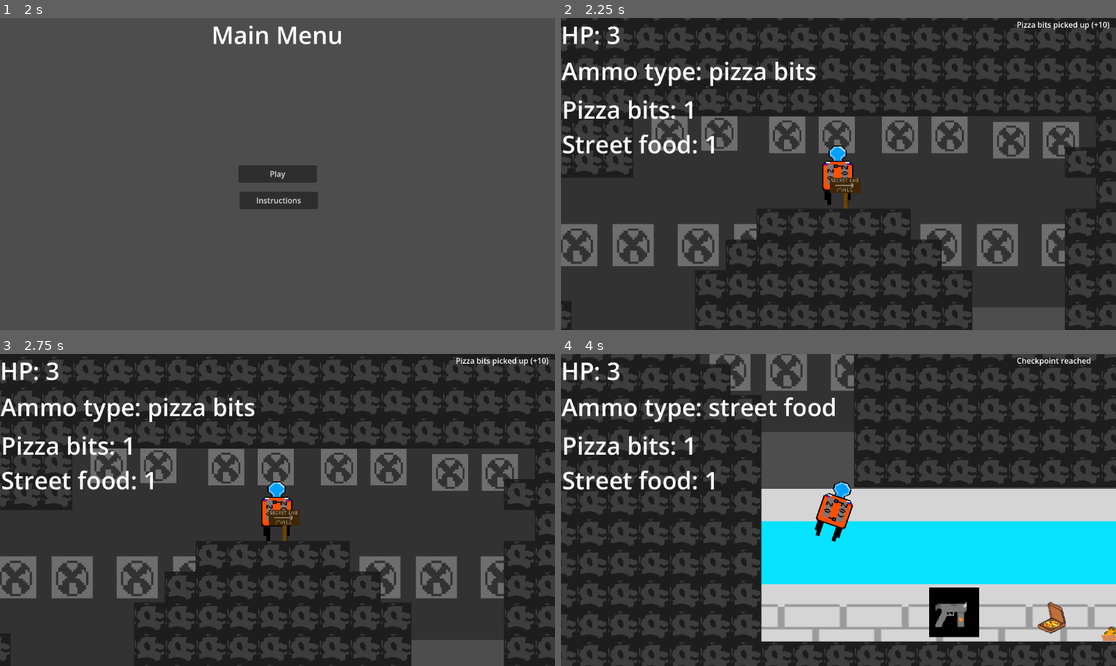
Above: before the commit, frames 1-4 (two rows, left to right).
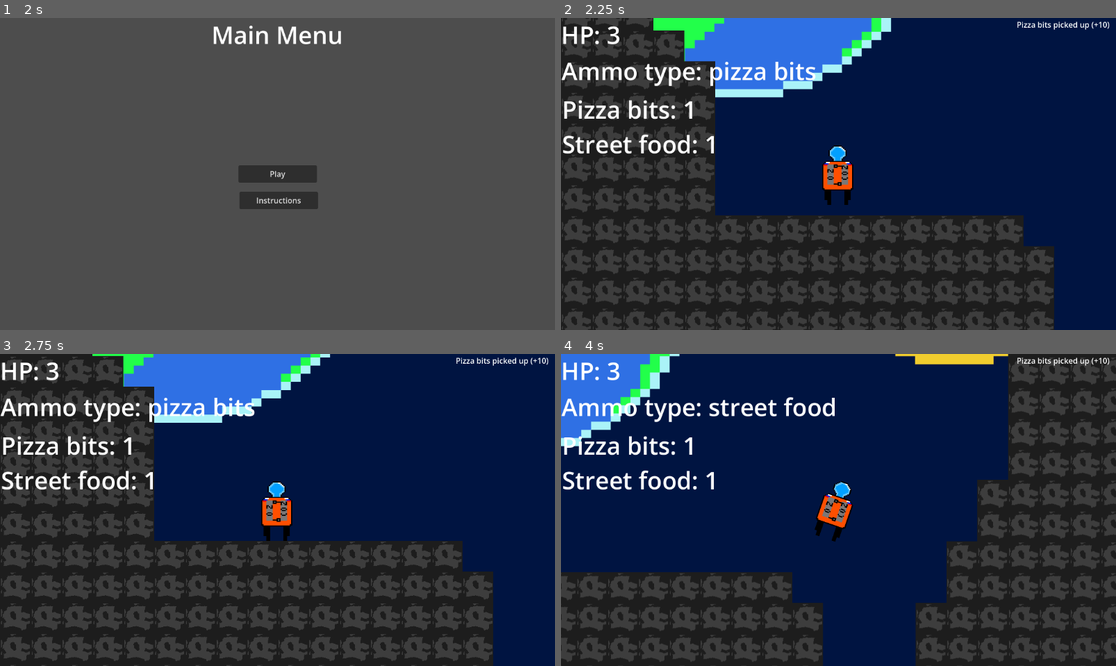
Above: after the commit, the same moments.

Repository: OperatorGrey/Yandex-Yeda-main
Game: Godot game, scene res://control.tscn
Two runs of this game, one before a commit and one after it. Both use one fixed random seed, a clock stepped at 60 frames per second and the inputs below. Sound files missing from this copy of the repository are replaced by a short silence.
Inputs:
- Up to frame 1 (2 s): click "Instructions" at 0.5 s; click "Back" at 1.25 s
- Up to frame 2 (2.25 s): click "Play" at 2 s
- Up to frame 3 (2.75 s): no input
- Up to frame 4 (4 s): tap Enter (ui_accept) at 2.75, 3.02, 3.77 s; hold Right (ui_right) from 2.78 s (still down); tap C (ammo_type_change) at 2.85 s; tap X (shoot) at 3.6 s

Frame 1 is identical in both runs. In frame 2, 66% of the frame differs, in the area x 0-100%, y 0-100%; in frame 3, 62%; in frame 4, 84%.

Commit message:
background update

Diff:
--- a/yandex-yeda/level1.tscn
+++ b/yandex-yeda/level1.tscn
@@ -2,9 +2,11 @@
 
 [ext_resource type="Texture2D" uid="uid://bsnuxhg602inc" path="res://mall_background2.png" id="1_beq0j"]
 [ext_resource type="Texture2D" uid="uid://jrynhltq6cp4" path="res://Station-tile-black (1).png" id="1_dopym"]
+[ext_resource type="Texture2D" uid="uid://dxsieci83m7qu" path="res://lestnica bc.png" id="1_nxqqj"]
 [ext_resource type="Texture2D" uid="uid://ydjpkmfp717v" path="res://labar_back.png" id="1_uuy0h"]
 [ext_resource type="PackedScene" uid="uid://dp8y2r3in6txk" path="res://acid_puddle.tscn" id="1_v8kj3"]
 [ext_resource type="Texture2D" uid="uid://b4i6gcqynrcjs" path="res://vent_sprite.png" id="1_ycv2e"]
+[ext_resource type="Texture2D" uid="uid://sscs34pyvt8y" path="res://bunker bc.png" id="2_7nyxr"]
 [ext_resource type="Texture2D" uid="uid://dxrabtv423k1r" path="res://fill_in.png" id="2_c5gc3"]
 [ext_resource type="Texture2D" uid="uid://dkehh2hh0hd61" path="res://moon_sprite.png" id="2_eqrsh"]
 [ext_resource type="Texture2D" uid="uid://tjytpwqi1nve" path="res://level1_background.png" id="2_nauge"]
@@ -98,35 +100,45 @@
 position = Vector2(391, 155)
 metadata/_edit_horizontal_guides_ = [449.0]
 
+[node name="LestnicaBc" type="Sprite2D" parent="." unique_id=82904740]
+position = Vector2(4135.5, 1220)
+scale = Vector2(3.0039055, 2.5546875)
+texture = ExtResource("1_nxqqj")
+
+[node name="BunkerBc" type="Sprite2D" parent="." unique_id=1647247127]
+position = Vector2(3475, 1412)
+scale = Vector2(2.1484365, 1.0546875)
+texture = ExtResource("2_7nyxr")
+
 [node name="LabarBack" type="Sprite2D" parent="." unique_id=540767209]
-position = Vector2(2752.5, 1386)
-scale = Vector2(3.5742188, 1.3046875)
+position = Vector2(2746, 1386)
+scale = Vector2(3.5234377, 1.3046875)
 texture = ExtResource("1_uuy0h")
 
+[node name="Sprite2D2" type="Sprite2D" parent="." unique_id=801290044]
+position = Vector2(1725, 724)
+texture = ExtResource("1_ycv2e")
+
+[node name="FillIn9" type="Sprite2D" parent="." unique_id=1564447873]
+position = Vector2(5408, 621)
+texture = ExtResource("2_c5gc3")
+
 [node name="Parallax2D" type="Parallax2D" parent="." unique_id=1068153941]
+visible = false
 scroll_offset = Vector2(795, 962)
 repeat_size = Vector2(252, 0)
-repeat_times = 21
 
 [node name="Sprite2D" type="Sprite2D" parent="Parallax2D" unique_id=911730181]
 position = Vector2(-12, -6.250008)
 scale = Vector2(1.1377953, 1.1476378)
 texture = ExtResource("1_ycv2e")
 
-[node name="Sprite2D2" type="Sprite2D" parent="." unique_id=801290044]
-position = Vector2(1725, 724)
-texture = ExtResource("1_ycv2e")
-
-[node name="FillIn9" type="Sprite2D" parent="." unique_id=1564447873]
-position = Vector2(5408, 621)
-texture = ExtResource("2_c5gc3")
-
 [node name="Sprite2D3" type="Sprite2D" parent="." unique_id=799107920]
 position = Vector2(1969, 729)
 texture = ExtResource("1_ycv2e")
 
 [node name="Sprite2D4" type="Sprite2D" parent="." unique_id=771465287]
-position = Vector2(2203, 729)
+position = Vector2(2207, 737)
 texture = ExtResource("1_ycv2e")
 
 [node name="Sprite2D5" type="Sprite2D" parent="." unique_id=1907408350]
@@ -176,11 +188,12 @@
 texture = ExtResource("2_nauge")
 
 [node name="TileMapLayer" type="TileMapLayer" parent="." unique_id=486828460]
+z_index = 1
 tile_map_data = PackedByteArray("AAAUAAYAAwAAAAAAAAAUAAUAAwAAAAAAAAAUAAQAAwAAAAAAAAAUAAMAAwAAAAAAAAAUAAIAAwAAAAAAAAAUAA …(45616 unchanged characters)…
 tile_set = SubResource("TileSet_v8kj3")
 
 [node name="player" parent="." unique_id=1417989640 instance=ExtResource("2_ootpb")]
-position = Vector2(2026, 812)
+position = Vector2(192, 414)
 
 [node name="User Interface" parent="." unique_id=1309881729 instance=ExtResource("3_xy4tn")]
 
@@ -258,7 +271,7 @@
 script = ExtResource("11_n8vhr")
 
 [node name="jump_dec" parent="." unique_id=720774438 instance=ExtResource("12_eqrsh")]
-position = Vector2(4197, 948)
+position = Vector2(4178, 953)
 script = ExtResource("13_n8vhr")
 
 [node name="jump_dec2" parent="." unique_id=1710066985 instance=ExtResource("12_eqrsh")]
@@ -266,8 +279,74 @@
 script = ExtResource("13_n8vhr")
 
 [node name="Tablichka(1)" type="Sprite2D" parent="." unique_id=2117093933]
+z_index = 1
 position = Vector2(2040, 864)
 texture = ExtResource("21_c5gc3")
 
 [node name="ammo2_box" parent="." unique_id=1793502846 instance=ExtResource("22_6e4cv")]
 position = Vector2(2906, 1389)
+
+[node name="VentSprite" type="Sprite2D" parent="." unique_id=349277499]
+z_index = -1
+position = Vector2(1375, 968)
+texture = ExtResource("1_ycv2e")
+
+[node name="VentSprite3" type="Sprite2D" parent="VentSprite" unique_id=1435821826]
+position = Vector2(-478, -17)
+texture = ExtResource("1_ycv2e")
+
+[node name="VentSprite" type="Sprite2D" parent="VentSprite/VentSprite3" unique_id=645376039]
+position = Vector2(0, 243)
+texture = ExtResource("1_ycv2e")
+
+[node name="VentSprite" type="Sprite2D" parent="VentSprite/VentSprite3/VentSprite" unique_id=77316792]
+position = Vector2(-244, -242)
+texture = ExtResource("1_ycv2e")
+
+[node name="VentSprite" type="Sprite2D" parent="VentSprite/VentSprite3/VentSprite/VentSprite" unique_id=395714734]
+position = Vector2(73, 185)
+texture = ExtResource("1_ycv2e")
+
+[node name="VentSprite" type="Sprite2D" parent="VentSprite" unique_id=1102921342]
+position = Vector2(-250, -6)
+texture = ExtResource("1_ycv2e")
+
+[node name="VentSprite2" type="Sprite2D" parent="VentSprite" unique_id=257072512]
+position = Vector2(13, -21)
+texture = ExtResource("1_ycv2e")
+
+[node name="VentSprite" type="Sprite2D" parent="VentSprite/VentSprite2" unique_id=2097891282]
+position = Vector2(-253, 3)
+texture = ExtResource("1_ycv2e")
+
+[node name="VentSprite2" type="Sprite2D" parent="VentSprite/VentSprite2" unique_id=1861245685]
+position = Vector2(484, 1)
+texture = ExtResource("1_ycv2e")
+
+[node name="VentSprite" type="Sprite2D" parent="VentSprite/VentSprite2/VentSprite2" unique_id=789327853]
+position = Vector2(-253, 3)
+texture = ExtResource("1_ycv2e")
+
+[node name="VentSprite2" type="Sprite2D" parent="VentSprite/VentSprite2/VentSprite2" unique_id=241270401]
+position = Vector2(-22, 211)
+texture = ExtResource("1_ycv2e")
+
+[node name="VentSprite" type="Sprite2D" parent="VentSprite/VentSprite2/VentSprite2/VentSprite2" unique_id=1106969010]
+position = Vector2(-253, 3)
+texture = ExtResource("1_ycv2e")
+
+[node name="VentSprite2" type="Sprite2D" parent="VentSprite/VentSprite2/VentSprite2/VentSprite2" unique_id=1165343599]
+position = Vector2(521, -190)
+texture = ExtResource("1_ycv2e")
+
+[node name="VentSprite" type="Sprite2D" parent="VentSprite/VentSprite2/VentSprite2/VentSprite2/VentSprite2" unique_id=1973064252]
+position = Vector2(-253, 3)
+texture = ExtResource("1_ycv2e")
+
+[node name="VentSprite2" type="Sprite2D" parent="VentSprite/VentSprite2/VentSprite2/VentSprite2/VentSprite2" unique_id=704643266]
+position = Vector2(496, 14)
+texture = ExtResource("1_ycv2e")
+
+[node name="VentSprite" type="Sprite2D" parent="VentSprite/VentSprite2/VentSprite2/VentSprite2/VentSprite2/VentSprite2" unique_id=855820424]
+position = Vector2(-253, 3)
+texture = ExtResource("1_ycv2e")
Binary file added: yandex-yeda/bunker bc.png
Not shown, added: yandex-yeda/bunker bc.png.import
Binary file added: yandex-yeda/lestnica bc.png
Not shown, added: yandex-yeda/lestnica bc.png.import
Not shown: 3 places in yandex-yeda/level1.tscn that only renumber resources
